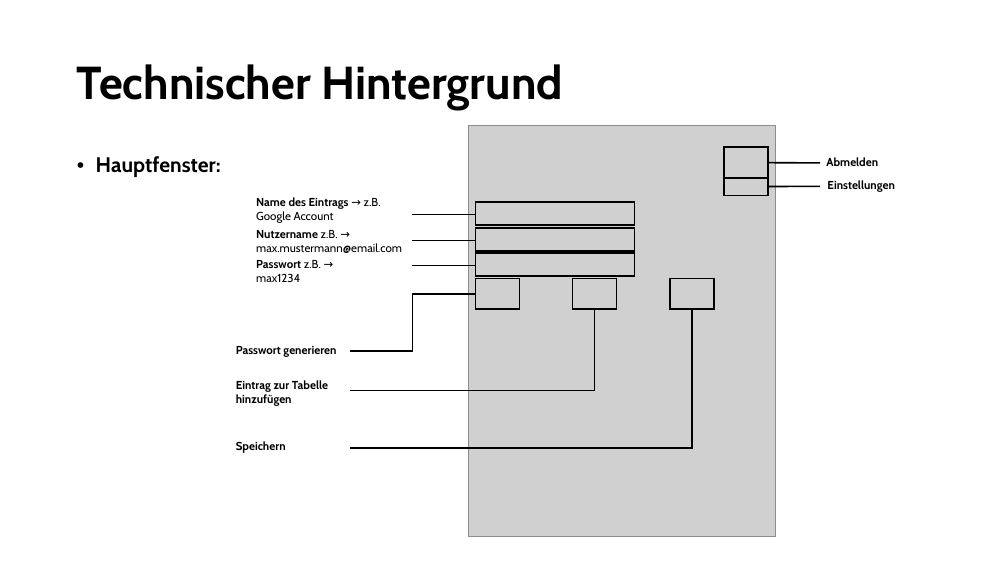
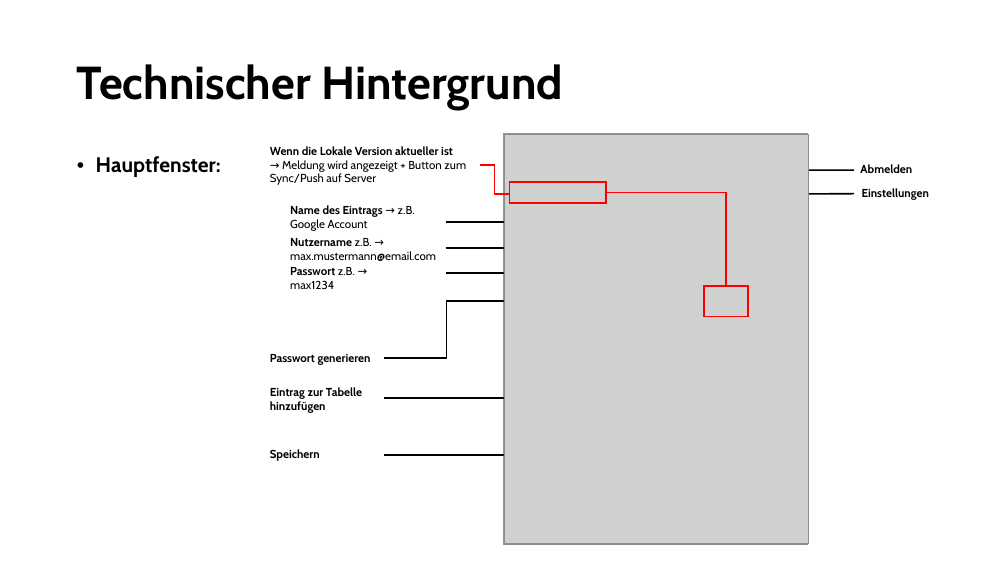
Before and after one commit to NykyTV/PasswortManager, a slide deck: slide 4 of pp/Presentation.pptx. Drawn at 1008x567 pixels with LibreOffice and Linux fonts; fonts in the diff are those of the drawing; grey boxes stand for pictures. Boxes give left, top, right and bottom in pixels: in the first picture for what was removed or moved away, otherwise in the second. Text is boxed around its words. In the diff, an @@ line names an element or a change of style, - is before the commit and + after.

Commit message:
changed Powerpoint

```diff
--- a/pp/Presentation.pptx
+++ b/pp/Presentation.pptx
@@ text added at (x1=270, y1=146, x2=466, y2=185), 11 pt, text #000000 @@
+Wenn die Lokale Version aktueller ist
+→ Meldung wird angezeigt + Button zum Sync/Push auf Server
@@ picture added at (x1=504, y1=134, x2=808, y2=544) @@
@@ rectangle removed at (x1=724, y1=147, x2=768, y2=178) @@
@@ elbow line added from (479, 165) to (510, 194), #FF0000 1.5 pt @@
@@ rectangle removed at (x1=724, y1=178, x2=768, y2=196) @@
@@ text "Abmelden" moved from (x1=826, y1=157, x2=878, y2=166) to (x1=860, y1=164, x2=912, y2=173) @@
@@ rectangle at (x1=510, y1=182, x2=606, y2=203): outline #000000 1.5 pt to #FF0000 1.5 pt @@
@@ rectangle resized from (x1=476, y1=203, x2=634, y2=225) to (x1=510, y1=182, x2=606, y2=203) @@
@@ elbow line added from (606, 193) to (726, 286), #FF0000 1.5 pt @@
@@ text "Einstellungen" moved from (x1=827, y1=180, x2=894, y2=192) to (x1=862, y1=188, x2=929, y2=200) @@
@@ rectangle removed at (x1=476, y1=228, x2=634, y2=251) @@
@@ rectangle removed at (x1=476, y1=253, x2=634, y2=276) @@
@@ rectangle removed at (x1=476, y1=278, x2=520, y2=309) @@
@@ rectangle removed at (x1=572, y1=278, x2=616, y2=309) @@
@@ 2 lines, 2 elbow lines, 1 picture, 1 rectangle moved together from (x1=349, y1=126, x2=776, y2=537) to (x1=384, y1=134, x2=808, y2=544) @@
@@ rectangle at (x1=704, y1=286, x2=748, y2=317): outline #000000 1.5 pt to #FF0000 1.5 pt @@
@@ 6 texts, 3 lines, 1 elbow line moved together from (x1=236, y1=163, x2=820, y2=453) to (x1=270, y1=170, x2=854, y2=461) @@
```
Also in this commit, not shown: 2 other slides changed, 1 slide added, 1 slide removed, 1 other file.
